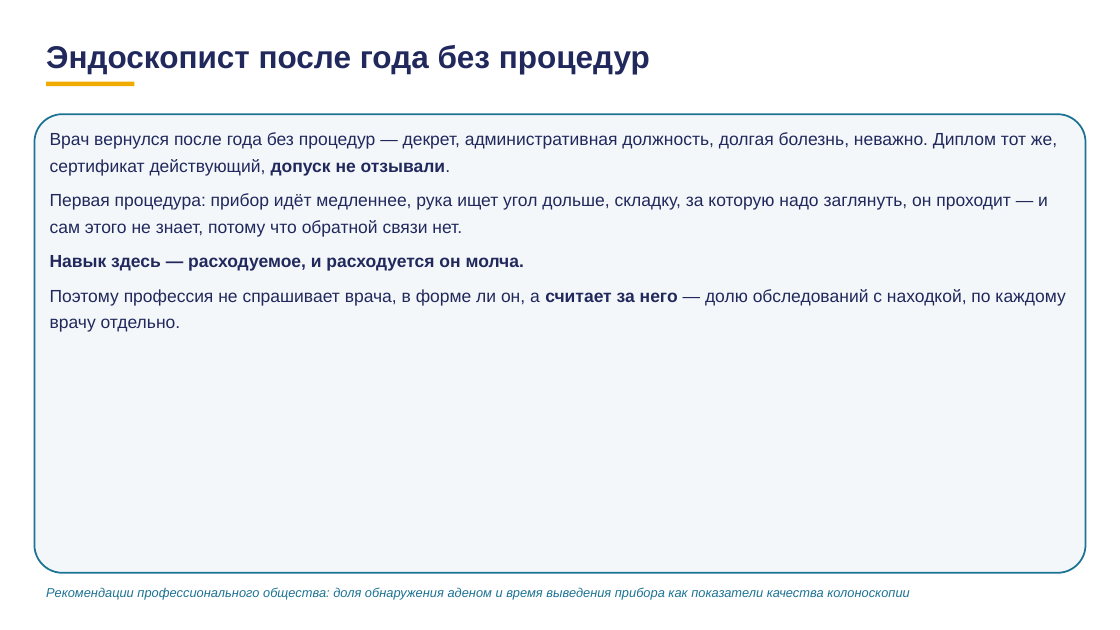
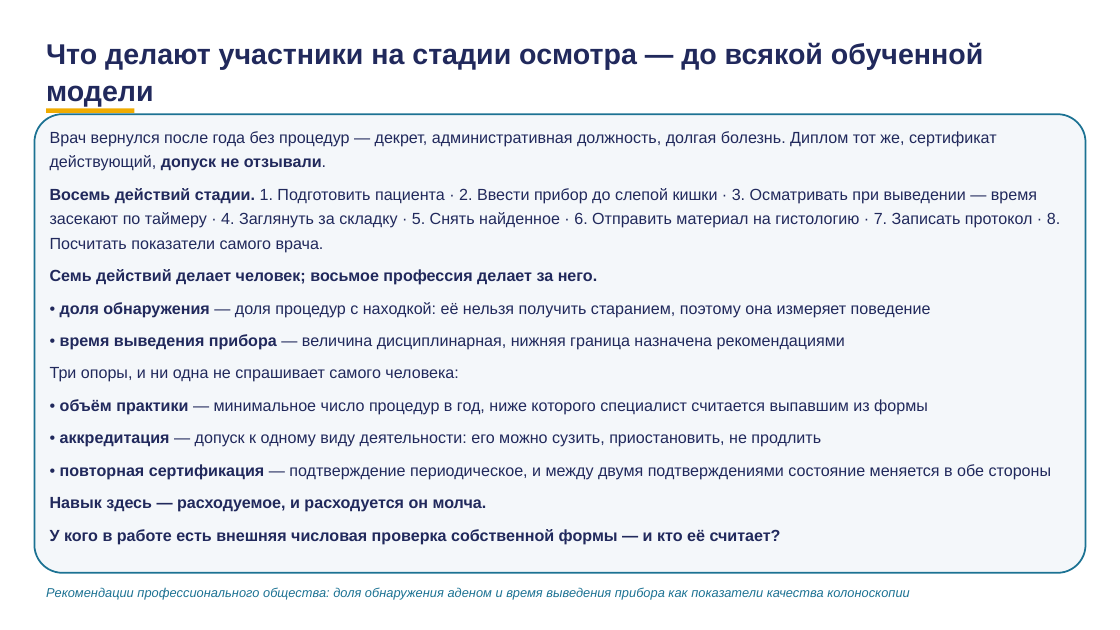
Before and after one commit to tellina-study/AI-usage-lessons, a slide deck: slide 101 of library/lectures/lec-07/rework/deck/lec-07-karkas.pptx (slide 91 before the commit). Drawn at 1120x630 pixels with LibreOffice and Linux fonts; fonts in the diff are those of the drawing. Boxes give left, top, right and bottom in pixels: in the first picture for what was removed or moved away, otherwise in the second. Text is boxed around its words. In the diff, an @@ line names an element or a change of style, - is before the commit and + after.

```diff
--- a/library/lectures/lec-07/rework/deck/lec-07-karkas.pptx
+++ b/library/lectures/lec-07/rework/deck/lec-07-karkas.pptx
@@ text at (46, 42, 983, 107): text changed; size 27 to 24.5 pt @@
-Эндоскопист после года без процедур
+Что делают участники на стадии осмотра — до всякой обученной модели
@@ rectangle: place and size @@
-rectangle at (46, 82, 134, 87)
+rectangle at (46, 108, 134, 113)
@@ text at (50, 131, 1060, 480): text changed; size 15 to 13.8 pt @@
-Врач вернулся после года без процедур — декрет, административная должность, долгая болезнь, неважно. Диплом тот же, сертификат действующий, допуск не отзывали.
-Первая процедура: прибор идёт медленнее, рука ищет угол дольше, складку, за которую надо заглянуть, он проходит — и сам этого не знает, потому что обратной связи нет.
+Врач вернулся после года без процедур — декрет, административная должность, долгая болезнь. Диплом тот же, сертификат действующий, допуск не отзывали.
+Восемь действий стадии. 1. Подготовить пациента · 2. Ввести прибор до слепой кишки · 3. Осматривать при выведении — время засекают по таймеру · 4. Заглянуть за складку · 5. Снять найденное · 6. Отправить материал на гистологию · 7. Записать протокол · 8. Посчитать показатели самого врача.
+Семь действий делает человек; восьмое профессия делает за него.
+• доля обнаружения — доля процедур с находкой: её нельзя получить старанием, поэтому она измеряет поведение
+• время выведения прибора — величина дисциплинарная, нижняя граница назначена рекомендациями
+Три опоры, и ни одна не спрашивает самого человека:
+• объём практики — минимальное число процедур в год, ниже которого специалист считается выпавшим из формы
+• аккредитация — допуск к одному виду деятельности: его можно сузить, приостановить, не продлить
+• повторная сертификация — подтверждение периодическое, и между двумя подтверждениями состояние меняется в обе стороны
@@ text at (50, 497, 487, 512): size 15 to 13.8 pt in "Навык здесь — расходуемое, и расходуется он ..." @@
@@ text at (50, 529, 781, 545): text changed; size 15 to 13.8 pt; bold on @@
-Поэтому профессия не спрашивает врача, в форме ли он, а считает за него — долю обследований с находкой, по каждому врачу отдельно.
+У кого в работе есть внешняя числовая проверка собственной формы — и кто её считает?
```
Also in this commit, not shown: 63 other slides changed, 38 slides added, 26 slides removed, 3 other files.
